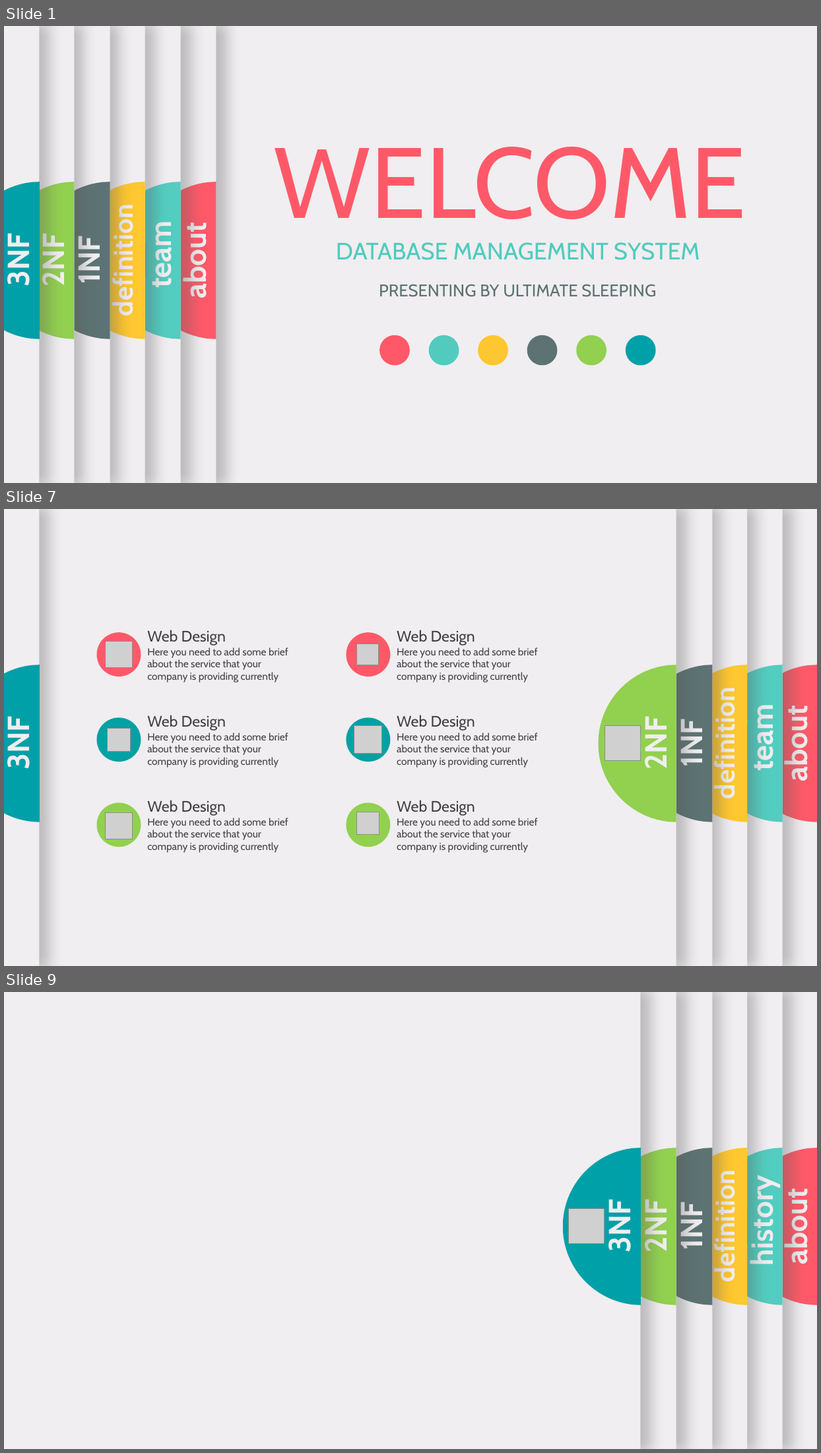
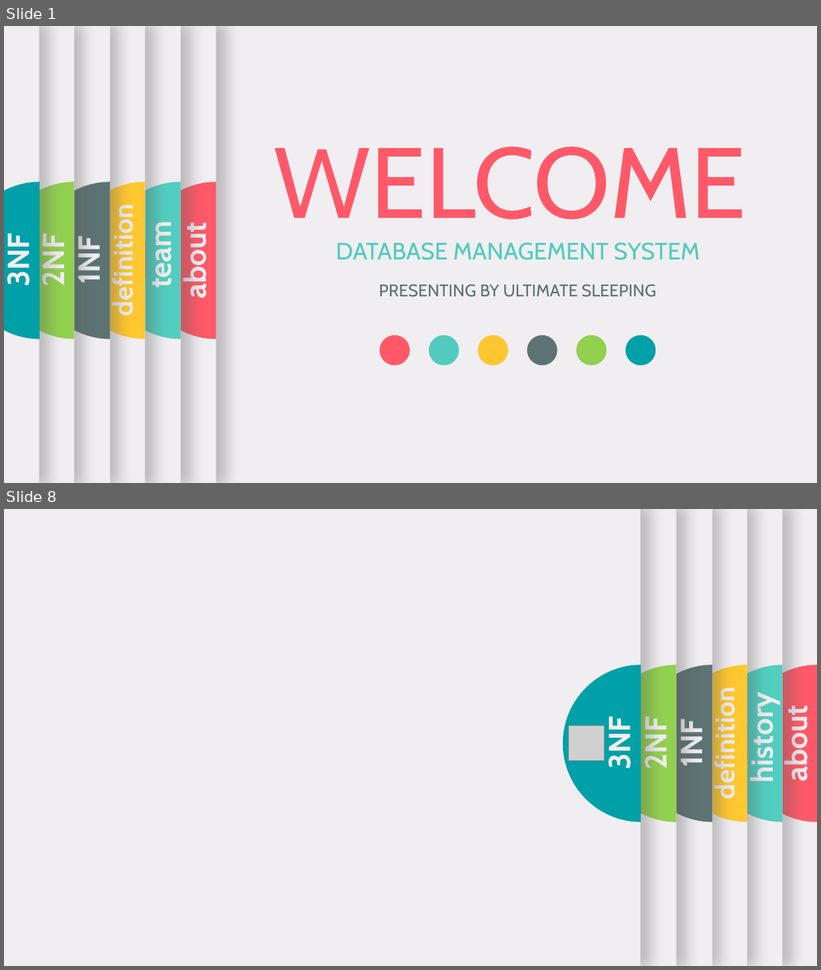
Before and after one commit to neamoth/DatabasePresentation, a slide deck: UltimateSleeping.pptx. Shown one above the other, each under a label of ours: slides 1, 7 and 9 before the commit, slides 1 and 8 after it; the slides between them are not shown. The pictures are 821x1453 and 821x970 pixels, drawn with LibreOffice and Linux fonts; fonts in the diff are those of the drawing; grey boxes stand for pictures; background and template pictures are left out. Boxes give left, top, right and bottom in pixels: in the first picture for what was removed or moved away, otherwise in the second. Text is boxed around its words. In the diff, an @@ line names an element or a change of style, - is before the commit and + after.

```diff
--- a/UltimateSleeping.pptx
+++ b/UltimateSleeping.pptx
@@ slide 7 removed at (4,509,817,966), background #F0EEF0 @@
@@ rectangle removed at (4,509,817,966) @@
@@ rectangle removed at (4,509,40,966) @@
@@ rectangle removed at (83,509,747,966) @@
@@ group removed at (346,630,538,683): 2 texts, 1 ellipse, 1 picture @@
-Web Design
-Here you need to add some brief about the service that your company is providing currently
@@ freeform shape removed at (4,665,40,823) @@
@@ group removed at (96,630,288,683): 2 texts, 1 ellipse, 1 picture @@
-Web Design
-Here you need to add some brief about the service that your company is providing currently
@@ freeform shape removed at (669,665,748,823) @@
@@ freeform shape removed at (740,665,817,823) @@
@@ text removed at (709,698,742,797) @@
-definition
@@ text removed at (4,722,37,769) @@
-3NF
@@ group removed at (346,715,538,768): 2 texts, 1 ellipse, 1 picture @@
-Web Design
-Here you need to add some brief about the service that your company is providing currently
@@ group removed at (4,509,677,966): 1 rectangle, 1 freeform shape, 1 text, 1 picture @@
-2NF
@@ group removed at (74,509,713,966): 1 rectangle, 1 freeform shape, 1 text, 1 picture @@
-1NF
@@ group removed at (19,509,783,966): 1 rectangle, 1 freeform shape, 1 text, 1 picture @@
-team
@@ text removed at (778,712,815,780) @@
-about
@@ group removed at (96,715,288,768): 2 texts, 1 ellipse, 1 picture @@
-Web Design
-Here you need to add some brief about the service that your company is providing currently
@@ group removed at (96,800,288,853): 2 texts, 1 ellipse, 1 picture @@
-Web Design
-Here you need to add some brief about the service that your company is providing currently
@@ group removed at (346,800,538,853): 2 texts, 1 ellipse, 1 picture @@
-Web Design
-Here you need to add some brief about the service that your company is providing currently
@@ what was slide 9 is now slide 8 @@
```
Also in this commit, not shown: 6 slides changed, 1 slide added, 1 other file.
